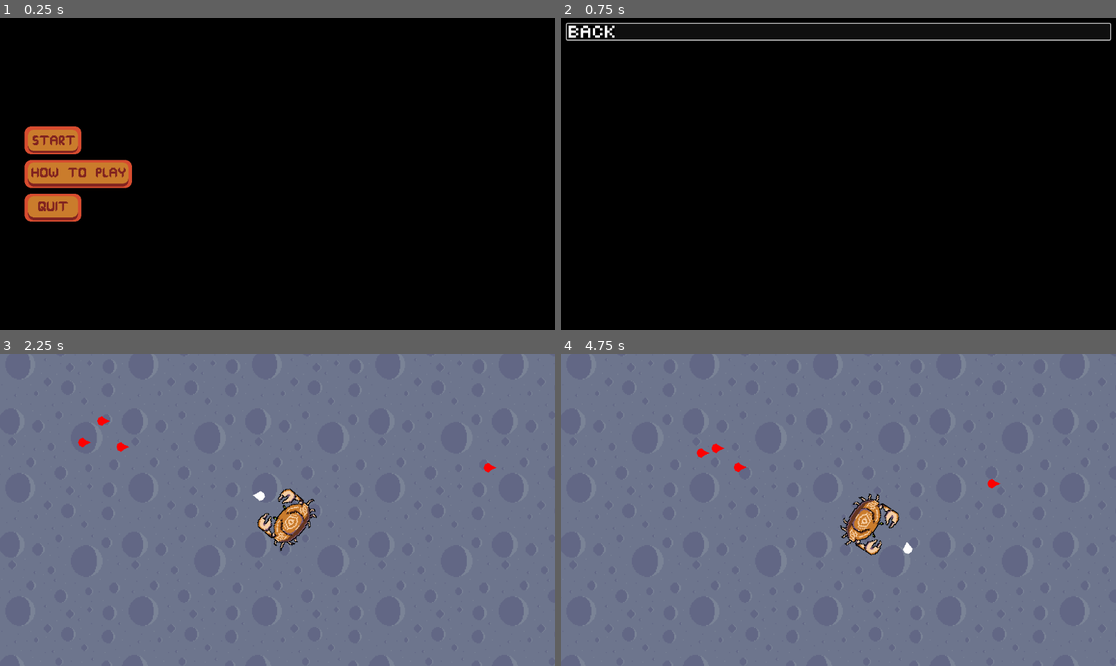
Above: before the commit, frames 1-4 (two rows, left to right).
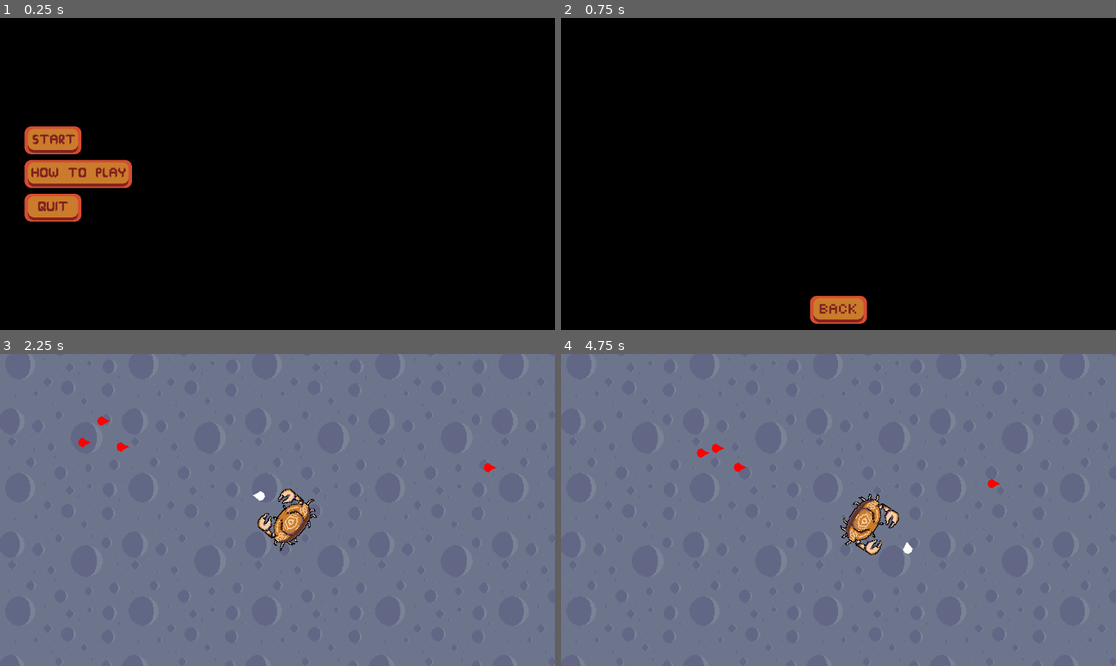
Above: after the commit, the same moments.

Repository: P-zee/UWRGJ-Team3
Game: Godot game, scene res://Menu/main_menu.tscn
Two runs of this game, one before a commit and one after it. Both use one fixed random seed, a clock stepped at 60 frames per second and the inputs below.
Inputs (mouse positions are in pixels of both pictures, inside the frame that each line leads up to; where the layout moved, square brackets give the same spot in the first picture):
- Up to frame 1 (0.25 s): no input
- Up to frame 2 (0.75 s): click (638, 174) at 0.5 s
- Up to frame 3 (2.25 s): click (277, 647) [277, 366] at 1.25 s; click (55, 475) [77, 475] at 2 s
- Up to frame 4 (4.75 s): tap Enter at 2.75 s; move the mouse to (960, 494) at 2.77 s; hold D (move_right) 2.78-3.53 s; tap Space (fire_melee) at 2.85, 3.6, 4.35 s; move the mouse to (727, 525) at 3.52 s; hold S (move_down) 3.53-4.28 s; move the mouse to (894, 441) at 4.27 s; hold D (move_right) from 4.28 s (still down)

The runs differ from the first frame. In frame 1, 0.1% of the frame differs, in the area x 5-15%, y 35-43%; in frame 2, 2.0%, in the area x 0-100%, y 1-98%; in frame 3, less than 0.1%; in frame 4, less than 0.1%.

Commit message:
updated back button

Diff:
--- a/Menu/How_to_play.tscn
+++ b/Menu/How_to_play.tscn
@@ -1,8 +1,9 @@
-[gd_scene load_steps=4 format=3 uid="uid://c0u72fkh83wbr"]
+[gd_scene load_steps=5 format=3 uid="uid://c0u72fkh83wbr"]
 
 [ext_resource type="Script" path="res://Menu/how_to_play.gd" id="1_1qlpm"]
-[ext_resource type="Texture2D" uid="uid://4qwpnrcfv4pg" path="res://Sprites/Menu/black_background.png" id="2_xsmfm"]
-[ext_resource type="Texture2D" uid="uid://2xqgsdh77e0j" path="res://Sprites/Menu/Back.png" id="3_iw475"]
+[ext_resource type="Texture2D" uid="uid://4qwpnrcfv4pg" path="res://Menu/black_background.png" id="2_xsmfm"]
+[ext_resource type="Texture2D" uid="uid://2xqgsdh77e0j" path="res://Menu/Back.png" id="3_iw475"]
+[ext_resource type="Texture2D" uid="uid://cev5fmicwb4y5" path="res://Menu/Back_pressed.png" id="4_pa18e"]
 
 [node name="Menu" type="Control"]
 layout_mode = 3
@@ -36,10 +37,16 @@
 
 [node name="VBoxContainer" type="VBoxContainer" parent="TextureRect/MarginContainer"]
 layout_mode = 2
+size_flags_horizontal = 4
+size_flags_vertical = 8
 theme_override_constants/separation = 0
 
-[node name="Back" type="Button" parent="TextureRect/MarginContainer/VBoxContainer"]
+[node name="Back" type="TextureButton" parent="TextureRect/MarginContainer/VBoxContainer"]
 layout_mode = 2
-icon = ExtResource("3_iw475")
+texture_normal = ExtResource("3_iw475")
+texture_pressed = ExtResource("4_pa18e")
+texture_focused = ExtResource("4_pa18e")
 
+[connection signal="mouse_entered" from="TextureRect/MarginContainer/VBoxContainer/Back" to="." method="_on_back_mouse_entered"]
+[connection signal="mouse_exited" from="TextureRect/MarginContainer/VBoxContainer/Back" to="." method="_on_back_mouse_exited"]
 [connection signal="pressed" from="TextureRect/MarginContainer/VBoxContainer/Back" to="." method="_on_back_pressed"]
--- a/Menu/how_to_play.gd
+++ b/Menu/how_to_play.gd
@@ -2,13 +2,21 @@
 
 
 # Called when the node enters the scene tree for the first time.
-func _ready() -> void:
-	$TextureRect/MarginContainer/VBoxContainer/Back.grab_focus()
 
 # Called every frame. 'delta' is the elapsed time since the previous frame.
 func _process(delta: float) -> void:
 	pass
 
+func _on_back_mouse_entered() -> void:
+	$TextureRect/MarginContainer/VBoxContainer/Back.grab_focus()
+
+func _on_back_mouse_exited() -> void:
+	$TextureRect/MarginContainer/VBoxContainer/Back.release_focus()
 
 func _on_back_pressed() -> void:
 	get_tree().change_scene_to_file("res://Menu/main_menu.tscn")
+
+func _unhandled_key_input(event):
+	if event.is_pressed():
+		if $TextureRect/MarginContainer/VBoxContainer/Back.has_focus() != true:
+			$TextureRect/MarginContainer/VBoxContainer/Back.grab_focus()
--- a/Menu/main_menu.gd
+++ b/Menu/main_menu.gd
@@ -3,7 +3,7 @@
 
 # Called when the node enters the scene tree for the first time.
 func _ready() -> void:
-	$"MarginContainer/HboxContainer/Menu Options/Start".grab_focus()
+	pass
 # Called every frame. 'delta' is the elapsed time since the previous frame.
 func _process(_delta: float) -> void:
 	pass
--- a/Menu/main_menu.tscn
+++ b/Menu/main_menu.tscn
@@ -1,13 +1,13 @@
 [gd_scene load_steps=9 format=3 uid="uid://ca5482l503gpa"]
 
 [ext_resource type="Script" path="res://Menu/main_menu.gd" id="1_30o5r"]
-[ext_resource type="Texture2D" uid="uid://4qwpnrcfv4pg" path="res://Sprites/Menu/black_background.png" id="2_qmcu0"]
-[ext_resource type="Texture2D" uid="uid://bviadjyjtet26" path="res://Sprites/Menu/Start.png" id="4_jwh32"]
-[ext_resource type="Texture2D" uid="uid://dmaku3uj7kysd" path="res://Sprites/Menu/How_to_play.png" id="5_kvv2f"]
-[ext_resource type="Texture2D" uid="uid://c60t5xbb0oj6m" path="res://Sprites/Menu/Quit.png" id="6_mycuf"]
-[ext_resource type="Texture2D" uid="uid://cps0x47fim18n" path="res://Sprites/Menu/Start_pressed.png" id="7_8x1rq"]
-[ext_resource type="Texture2D" uid="uid://44kfqrpt7e3m" path="res://Sprites/Menu/How_to_play_pressed.png" id="7_ha4mf"]
-[ext_resource type="Texture2D" uid="uid://7u21f0qj6l57" path="res://Sprites/Menu/Quit_pressed.png" id="9_qr7tv"]
+[ext_resource type="Texture2D" uid="uid://4qwpnrcfv4pg" path="res://Menu/black_background.png" id="2_qmcu0"]
+[ext_resource type="Texture2D" uid="uid://bviadjyjtet26" path="res://Menu/Start.png" id="4_jwh32"]
+[ext_resource type="Texture2D" uid="uid://dmaku3uj7kysd" path="res://Menu/How_to_play.png" id="5_kvv2f"]
+[ext_resource type="Texture2D" uid="uid://c60t5xbb0oj6m" path="res://Menu/Quit.png" id="6_mycuf"]
+[ext_resource type="Texture2D" uid="uid://cps0x47fim18n" path="res://Menu/Start_pressed.png" id="7_8x1rq"]
+[ext_resource type="Texture2D" uid="uid://44kfqrpt7e3m" path="res://Menu/How_to_play_pressed.png" id="7_ha4mf"]
+[ext_resource type="Texture2D" uid="uid://7u21f0qj6l57" path="res://Menu/Quit_pressed.png" id="9_qr7tv"]
 
 [node name="Menu" type="Control"]
 layout_mode = 3
@@ -51,6 +51,7 @@
 
 [node name="Start" type="TextureButton" parent="MarginContainer/HboxContainer/Menu Options"]
 layout_mode = 2
+size_flags_horizontal = 0
 focus_neighbor_top = NodePath("../Quit")
 texture_normal = ExtResource("4_jwh32")
 texture_pressed = ExtResource("7_8x1rq")
@@ -64,6 +65,7 @@
 
 [node name="Quit" type="TextureButton" parent="MarginContainer/HboxContainer/Menu Options"]
 layout_mode = 2
+size_flags_horizontal = 0
 focus_neighbor_bottom = NodePath("../Start")
 texture_normal = ExtResource("6_mycuf")
 texture_pressed = ExtResource("9_qr7tv")
Binary file changed: Menu/Back.png
Binary file added: Menu/Back_pressed.png
Not shown, added: Menu/Back_pressed.png.import
